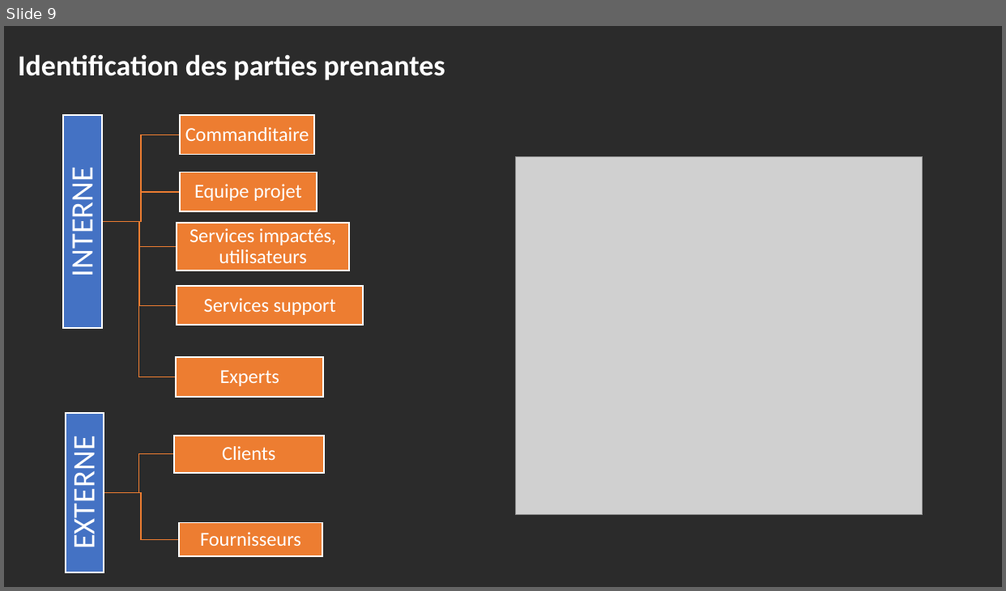
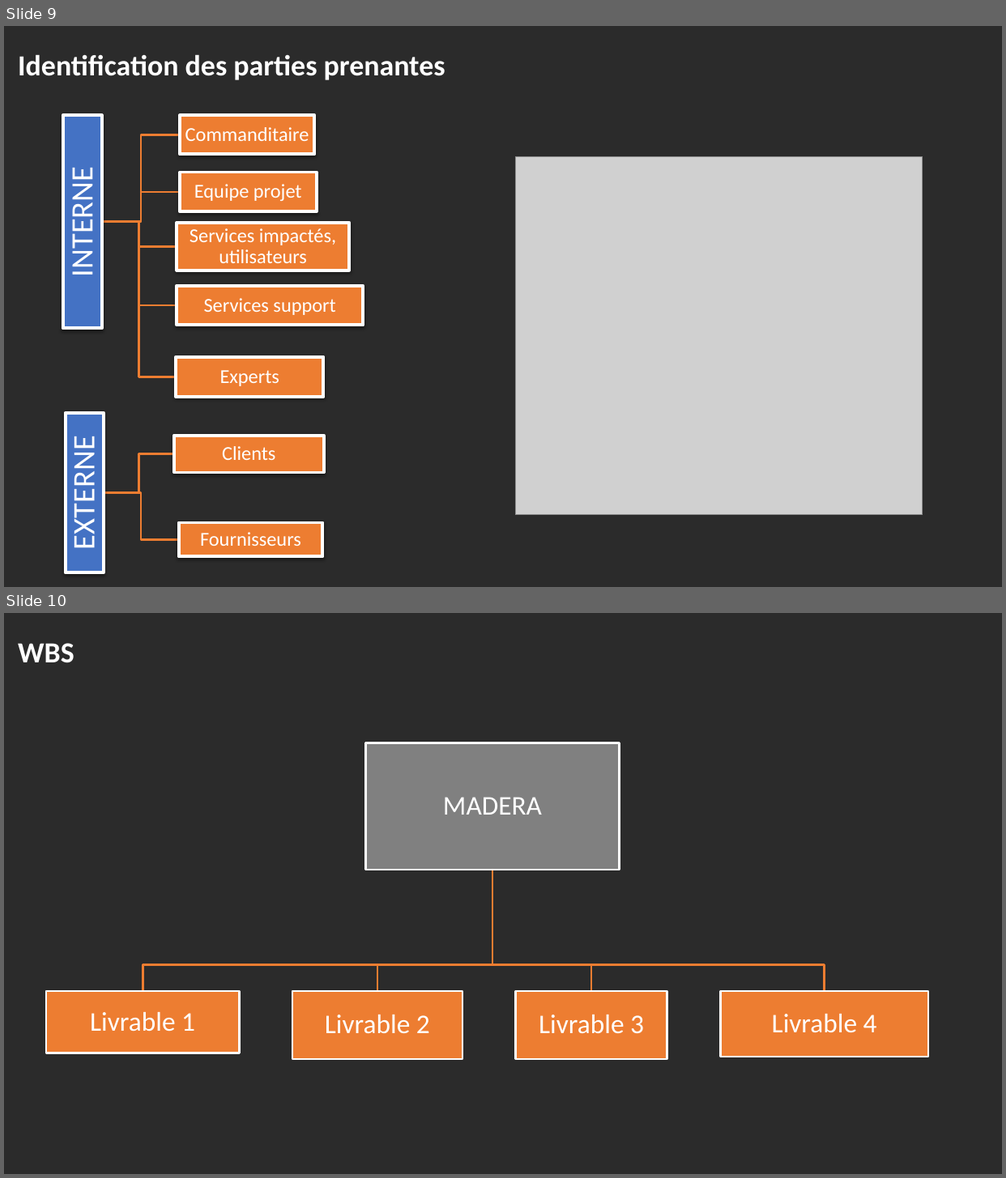
Before and after one commit to Sag64/PFR, a slide deck: Livrable1/Présentationpfr [Enregistrement automatique].pptx. Shown one above the other, each under a label of ours: slide 9 before the commit, slides 9 and 10 after it. The pictures are 1006x591 and 1006x1178 pixels, drawn with LibreOffice and Linux fonts; fonts in the diff are those of the drawing; grey boxes stand for pictures; background and template pictures are left out; a plain dark background stands for a picture behind light text. Boxes give left, top, right and bottom in pixels: in the first picture for what was removed or moved away, otherwise in the second. Text is boxed around its words. In the diff, an @@ line names an element or a change of style, - is before the commit and + after.

```diff
--- a/Livrable1/Présentationpfr [Enregistrement automatique].pptx
+++ b/Livrable1/Présentationpfr [Enregistrement automatique].pptx
@@ slide 10 added at (4,613,1002,1174), background picture (left out) @@
@@ text added at (18,643,74,663), 28 pt, text #FFFFFF, bold @@
+WBS
@@ group added at (46,743,928,1060): 5 rectangles, 4 freeform shapes @@
+MADERA
+Livrable 1
+Livrable 2
+Livrable 3
+Livrable 4
@@ slide 9 changed as well @@
@@ rectangle "INTERNE" at (63,115,102,329): fill none to #4472C4; outline none to #FFFFFF 3 pt; shadow on @@
@@ freeform shape at (102,135,180,222): outline #ED7D31 1 pt to #ED7D31 2 pt @@
@@ freeform shape at (102,222,177,377): outline #ED7D31 1 pt to #ED7D31 2 pt @@
@@ 7 rectangles: place and size @@
-7 rectangles at (63,127,336,547)
+7 rectangles at (63,115,364,574)
@@ rectangle "EXTERNE" at (65,413,103,574): fill none to #4472C4; outline none to #FFFFFF 3 pt; shadow on @@
@@ fill none to #ED7D31; outline none to #FFFFFF 3 pt; shadow on in 5 elements at (180,115,315,154), (180,172,317,211), (177,286,364,326), (174,436,324,473), (178,523,322,557) @@
@@ group removed at (63,115,364,573): 7 rectangles @@
```
Also in this commit, not shown: 7 other slides changed, 1 other slide added.
